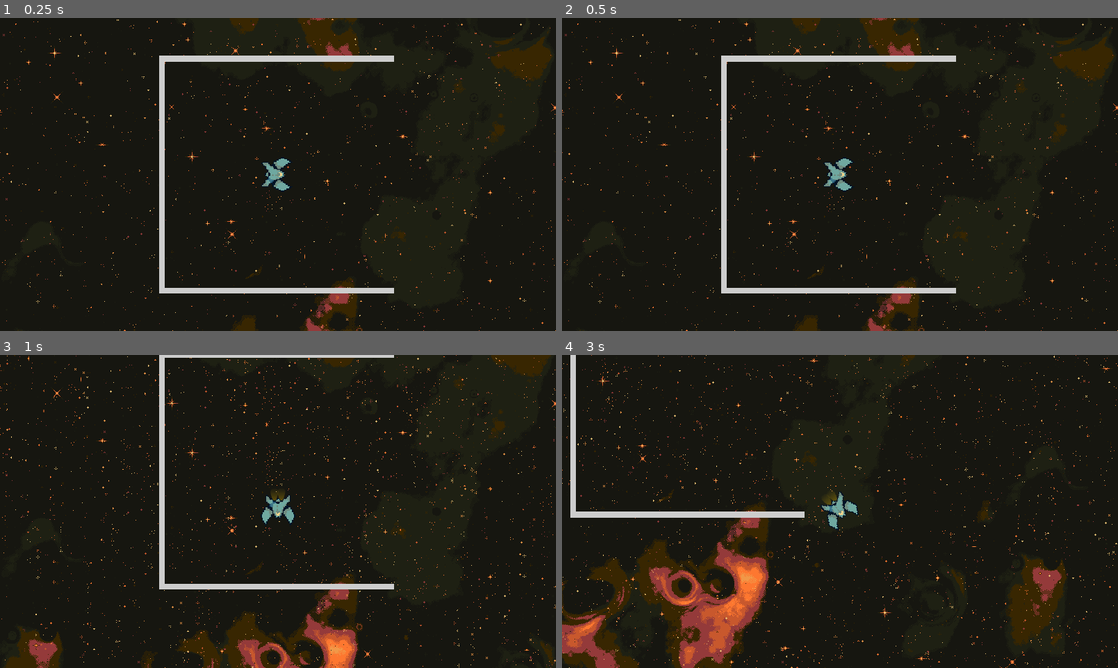
Above: before the commit, frames 1-4 (two rows, left to right).
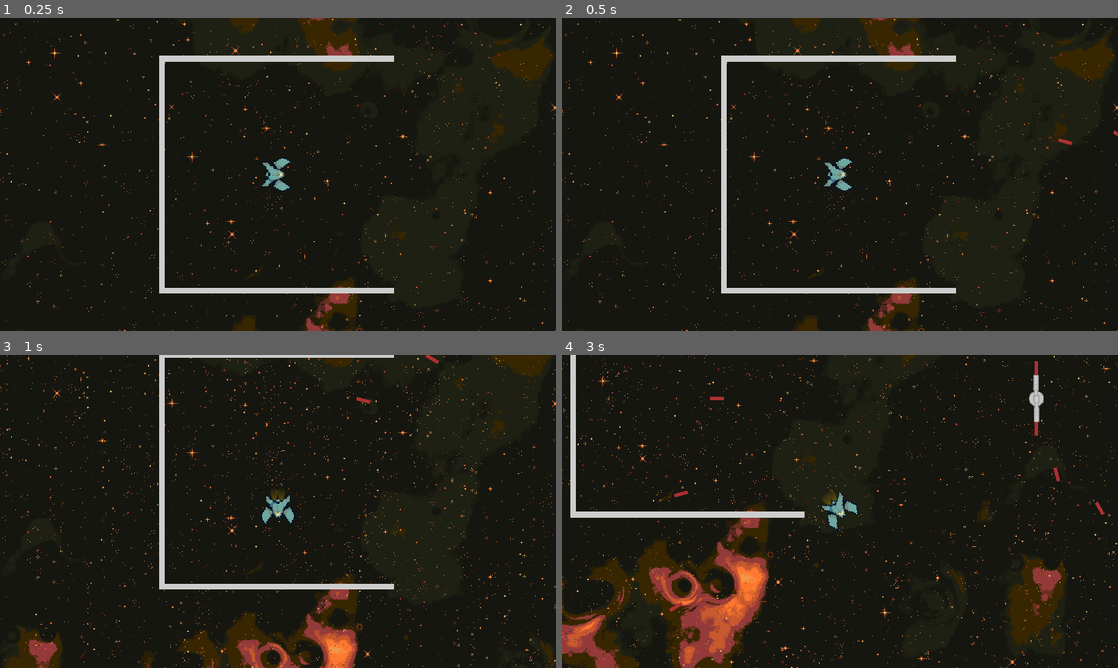
Above: after the commit, the same moments.

Repository: AnEnigmaticBug/chronozine
Game: Godot game, scene res://src/levels/Level.tscn
The game is run twice, just before and just after one commit, with the same random seed, the same clock (stepped at 60 frames per second) and the same inputs. The project has no main scene, so this scene is started directly.
Inputs:
- Up to frame 1 (0.25 s): no input
- Up to frame 2 (0.5 s): no input
- Up to frame 3 (1 s): tap Enter at 0.5 s; hold Space (accelerate) from 0.53 s (still down); hold Down (point_dn) from 0.53 s (still down)
- Up to frame 4 (3 s): release Space (accelerate) at 1.28 s; release Down (point_dn) at 1.28 s; tap Left (point_lt) at 1.35 s; hold Right (point_rt) 2.03-2.78 s; hold Space (accelerate) from 2.03 s (still down); tap Down (point_dn) at 2.85 s

Frame 1 is identical in both runs. In frame 2, less than 0.1% of the frame differs, in the area x 89-100%, y 36-41%; in frame 3, less than 0.1%; in frame 4, 0.4%, in the area x 19-98%, y 2-82%.

Commit message:
Add turrets and combinators and test them out in the level

Diff:
--- a/chronozine/project.godot
+++ b/chronozine/project.godot
@@ -9,6 +9,16 @@
 config_version=4
 
 _global_script_classes=[ {
+"base": "Area2D",
+"class": "Laser",
+"language": "GDScript",
+"path": "res://src/turrets/Laser.gd"
+}, {
+"base": "Node2D",
+"class": "Level",
+"language": "GDScript",
+"path": "res://src/levels/Level.gd"
+}, {
 "base": "KinematicBody2D",
 "class": "Player",
 "language": "GDScript",
@@ -20,6 +30,8 @@
 "path": "res://src/walls/WallReifier.gd"
 } ]
 _global_script_class_icons={
+"Laser": "",
+"Level": "",
 "Player": "",
 "WallReifier": ""
 }
--- /dev/null
+++ b/chronozine/src/levels/Level.gd
@@ -0,0 +1,18 @@
+class_name Level
+extends Node2D
+
+
+const LASER_SCN := preload("res://src/turrets/Laser.tscn")
+
+onready var lasers: Node2D = $Lasers
+
+
+func _ready() -> void:
+	for gun in get_tree().get_nodes_in_group("gun"):
+		gun.connect("laser_fired", self, "_on_laser_fired")
+
+
+func _on_laser_fired(pos: Vector2, dir: Vector2) -> void:
+	var laser: Laser = LASER_SCN.instance()
+	lasers.add_child(laser)
+	laser.init(pos, dir)
--- a/chronozine/src/levels/Level.tscn
+++ b/chronozine/src/levels/Level.tscn
@@ -1,12 +1,18 @@
-[gd_scene load_steps=6 format=2]
+[gd_scene load_steps=11 format=2]
 
 [ext_resource path="res://assets/images/background/background0.png" type="Texture" id=1]
 [ext_resource path="res://assets/images/background/background1.png" type="Texture" id=2]
 [ext_resource path="res://src/player/Player.tscn" type="PackedScene" id=3]
 [ext_resource path="res://src/walls/WallReifier.tscn" type="PackedScene" id=4]
 [ext_resource path="res://src/walls/Wall.tscn" type="PackedScene" id=5]
+[ext_resource path="res://src/levels/Level.gd" type="Script" id=6]
+[ext_resource path="res://src/turrets/Turret.tscn" type="PackedScene" id=7]
+[ext_resource path="res://src/turrets/Gun.tscn" type="PackedScene" id=9]
+[ext_resource path="res://src/turrets/combinators/Rotator.tscn" type="PackedScene" id=10]
+[ext_resource path="res://src/turrets/combinators/ConstFire.tscn" type="PackedScene" id=11]
 
 [node name="Level" type="Node2D"]
+script = ExtResource( 6 )
 
 [node name="Background" type="ParallaxBackground" parent="."]
 
@@ -41,7 +47,25 @@
 
 [node name="Player" parent="." instance=ExtResource( 3 )]
 
+[node name="Turrets" type="Node2D" parent="."]
+
+[node name="Turret0" parent="Turrets" instance=ExtResource( 7 )]
+position = Vector2( 600, 0 )
+
+[node name="Rotator" parent="Turrets/Turret0" instance=ExtResource( 10 )]
+degrees_per_second = 90
+
+[node name="ConstFire" parent="Turrets/Turret0/Rotator" instance=ExtResource( 11 )]
+lasers_per_second = 6
+
+[node name="Gun0" parent="Turrets/Turret0/Rotator/ConstFire" instance=ExtResource( 9 )]
+
+[node name="Gun1" parent="Turrets/Turret0/Rotator/ConstFire" instance=ExtResource( 9 )]
+rotation = -3.14159
+
 [node name="Walls" parent="." instance=ExtResource( 4 )]
 
 [node name="Wall" parent="Walls" instance=ExtResource( 5 )]
 points = PoolVector2Array( 200, -200, -200, -200, -200, 200, 200, 200 )
+
+[node name="Lasers" type="Node2D" parent="."]
--- a/chronozine/src/player/Player.gd
+++ b/chronozine/src/player/Player.gd
@@ -10,6 +10,10 @@
 var velocity := Vector2()
 
 onready var exhaust: Node2D = $Exhaust
+
+
+func hurt(damage: int) -> void:
+	print("HURT")
 
 
 func _physics_process(_dt: float) -> void:
--- /dev/null
+++ b/chronozine/src/turrets/Gun.gd
@@ -0,0 +1,13 @@
+extends Node2D
+
+
+signal laser_fired(pos, dir)
+
+
+onready var barrel_exit: Node2D = $BarrelExit
+
+
+func fire() -> void:
+	var pos := barrel_exit.global_position
+	var dir := Vector2(cos(global_rotation), sin(global_rotation))
+	emit_signal("laser_fired", pos, dir)
--- /dev/null
+++ b/chronozine/src/turrets/Gun.tscn
@@ -0,0 +1,17 @@
+[gd_scene load_steps=3 format=2]
+
+[ext_resource path="res://assets/images/gun.png" type="Texture" id=1]
+[ext_resource path="res://src/turrets/Gun.gd" type="Script" id=2]
+
+[node name="Gun" type="Node2D" groups=[
+"gun",
+]]
+script = ExtResource( 2 )
+
+[node name="Sprite" type="Sprite" parent="."]
+rotation = 1.5708
+texture = ExtResource( 1 )
+offset = Vector2( 0, -18 )
+
+[node name="BarrelExit" type="Position2D" parent="."]
+position = Vector2( 40, 0 )
--- /dev/null
+++ b/chronozine/src/turrets/Laser.gd
@@ -0,0 +1,31 @@
+class_name Laser
+extends Area2D
+
+
+const RANGE_SQUARED := 1000 * 1000
+const SPEED := 500
+const DAMAGE := 1
+
+var velocity := Vector2()
+var initial_position := Vector2()
+
+
+func init(pos: Vector2, dir: Vector2) -> void:
+	global_position = pos
+	rotation = dir.angle()
+	velocity = dir * SPEED
+	initial_position = pos
+
+
+func _physics_process(dt: float) -> void:
+	position += velocity * dt
+
+	if global_position.distance_squared_to(initial_position) > RANGE_SQUARED:
+		queue_free()
+
+
+func _on_Laser_body_entered(body: Node) -> void:
+	if body.has_method("hurt"):
+		body.hurt(DAMAGE)
+
+	queue_free()
--- /dev/null
+++ b/chronozine/src/turrets/Laser.tscn
@@ -0,0 +1,20 @@
+[gd_scene load_steps=4 format=2]
+
+[ext_resource path="res://assets/images/laser.png" type="Texture" id=1]
+[ext_resource path="res://src/turrets/Laser.gd" type="Script" id=2]
+
+[sub_resource type="RectangleShape2D" id=1]
+extents = Vector2( 12, 3 )
+
+[node name="Laser" type="Area2D"]
+script = ExtResource( 2 )
+
+[node name="Sprite" type="Sprite" parent="."]
+position = Vector2( 12, 0 )
+texture = ExtResource( 1 )
+
+[node name="CollisionShape2D" type="CollisionShape2D" parent="."]
+position = Vector2( 12, 0 )
+shape = SubResource( 1 )
+
+[connection signal="body_entered" from="." to="." method="_on_Laser_body_entered"]
--- /dev/null
+++ b/chronozine/src/turrets/Turret.tscn
@@ -0,0 +1,14 @@
+[gd_scene load_steps=3 format=2]
+
+[ext_resource path="res://assets/images/turret_base.png" type="Texture" id=1]
+
+[sub_resource type="CircleShape2D" id=1]
+radius = 12.0
+
+[node name="Turret" type="StaticBody2D"]
+
+[node name="Sprite" type="Sprite" parent="."]
+texture = ExtResource( 1 )
+
+[node name="CollisionShape2D" type="CollisionShape2D" parent="."]
+shape = SubResource( 1 )
--- /dev/null
+++ b/chronozine/src/turrets/combinators/BurstFire.gd
@@ -0,0 +1,43 @@
+extends Node2D
+
+
+export var lasers_per_second := 1
+export var fire_period := 2.0
+export var cool_period := 1.0
+export var start_delay := 0.5
+
+onready var start_delay_timer: Timer = $StartDelayTimer
+onready var laser_timer: Timer = $LaserTimer
+onready var fire_timer: Timer = $FireTimer
+onready var cool_timer: Timer = $CoolTimer
+
+
+func _ready() -> void:
+	start_delay_timer.wait_time = start_delay
+	laser_timer.wait_time = 1.0 / lasers_per_second
+	fire_timer.wait_time = fire_period
+	cool_timer.wait_time = cool_period
+
+	start_delay_timer.start()
+
+
+func _on_StartDelayTimer_timeout() -> void:
+	_on_CoolTimer_timeout()
+
+
+func _on_LaserTimer_timeout() -> void:
+	for child in get_children():
+		if child.has_method("fire"):
+			child.fire()
+
+
+func _on_FireTimer_timeout() -> void:
+	laser_timer.stop()
+	fire_timer.stop()
+	cool_timer.start()
+
+
+func _on_CoolTimer_timeout() -> void:
+	laser_timer.start()
+	fire_timer.start()
+	cool_timer.stop()
--- /dev/null
+++ b/chronozine/src/turrets/combinators/BurstFire.tscn
@@ -0,0 +1,20 @@
+[gd_scene load_steps=2 format=2]
+
+[ext_resource path="res://src/turrets/combinators/BurstFire.gd" type="Script" id=1]
+
+[node name="BurstFire" type="Node2D"]
+script = ExtResource( 1 )
+
+[node name="StartDelayTimer" type="Timer" parent="."]
+one_shot = true
+
+[node name="LaserTimer" type="Timer" parent="."]
+
+[node name="FireTimer" type="Timer" parent="."]
+
+[node name="CoolTimer" type="Timer" parent="."]
+
+[connection signal="timeout" from="StartDelayTimer" to="." method="_on_StartDelayTimer_timeout"]
+[connection signal="timeout" from="LaserTimer" to="." method="_on_LaserTimer_timeout"]
+[connection signal="timeout" from="FireTimer" to="." method="_on_FireTimer_timeout"]
+[connection signal="timeout" from="CoolTimer" to="." method="_on_CoolTimer_timeout"]
--- /dev/null
+++ b/chronozine/src/turrets/combinators/ConstFire.gd
@@ -0,0 +1,17 @@
+extends Node2D
+
+
+export var lasers_per_second := 1
+
+onready var timer: Timer = $Timer
+
+
+func _ready() -> void:
+	timer.wait_time = 1.0 / lasers_per_second
+	timer.start()
+
+
+func _on_Timer_timeout() -> void:
+	for child in get_children():
+		if child.has_method("fire"):
+			child.fire()
--- /dev/null
+++ b/chronozine/src/turrets/combinators/ConstFire.tscn
@@ -0,0 +1,10 @@
+[gd_scene load_steps=2 format=2]
+
+[ext_resource path="res://src/turrets/combinators/ConstFire.gd" type="Script" id=1]
+
+[node name="ConstFire" type="Node2D"]
+script = ExtResource( 1 )
+
+[node name="Timer" type="Timer" parent="."]
+
+[connection signal="timeout" from="Timer" to="." method="_on_Timer_timeout"]
--- /dev/null
+++ b/chronozine/src/turrets/combinators/Oscillator.gd
@@ -0,0 +1,16 @@
+extends Node2D
+
+
+export var half_spread_in_degrees := 60.0
+export var degrees_per_second := 60.0
+
+onready var _dir := int(sign(degrees_per_second))
+
+
+func _physics_process(dt: float) -> void:
+	if rotation_degrees < -half_spread_in_degrees:
+		_dir = +1
+	if rotation_degrees > +half_spread_in_degrees:
+		_dir = -1
+
+	rotation_degrees += _dir * degrees_per_second * dt
--- /dev/null
+++ b/chronozine/src/turrets/combinators/Oscillator.tscn
@@ -0,0 +1,6 @@
+[gd_scene load_steps=2 format=2]
+
+[ext_resource path="res://src/turrets/combinators/Oscillator.gd" type="Script" id=1]
+
+[node name="Oscillator" type="Node2D"]
+script = ExtResource( 1 )
--- /dev/null
+++ b/chronozine/src/turrets/combinators/Rotator.gd
@@ -0,0 +1,8 @@
+extends Node2D
+
+
+export var degrees_per_second := 60
+
+
+func _physics_process(dt: float) -> void:
+	rotation_degrees += degrees_per_second * dt
--- /dev/null
+++ b/chronozine/src/turrets/combinators/Rotator.tscn
@@ -0,0 +1,6 @@
+[gd_scene load_steps=2 format=2]
+
+[ext_resource path="res://src/turrets/combinators/Rotator.gd" type="Script" id=1]
+
+[node name="Rotator" type="Node2D"]
+script = ExtResource( 1 )
Binary file added: chronozine/assets/images/gun.png
Not shown, added: chronozine/assets/images/gun.png.import
Binary file added: chronozine/assets/images/laser.png
Not shown, added: chronozine/assets/images/laser.png.import
Binary file added: chronozine/assets/images/turret_base.png
Not shown, added: chronozine/assets/images/turret_base.png.import
